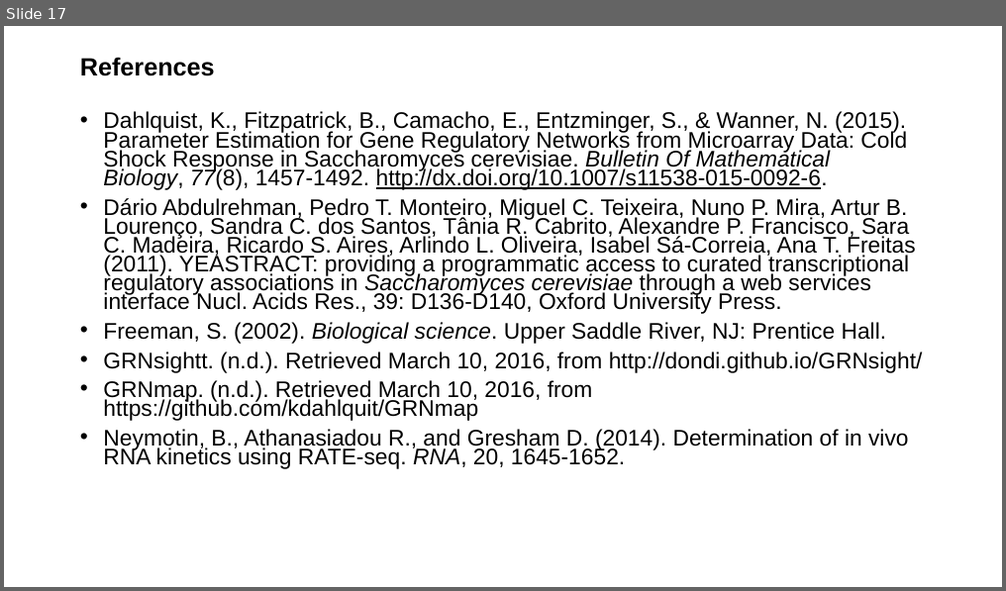
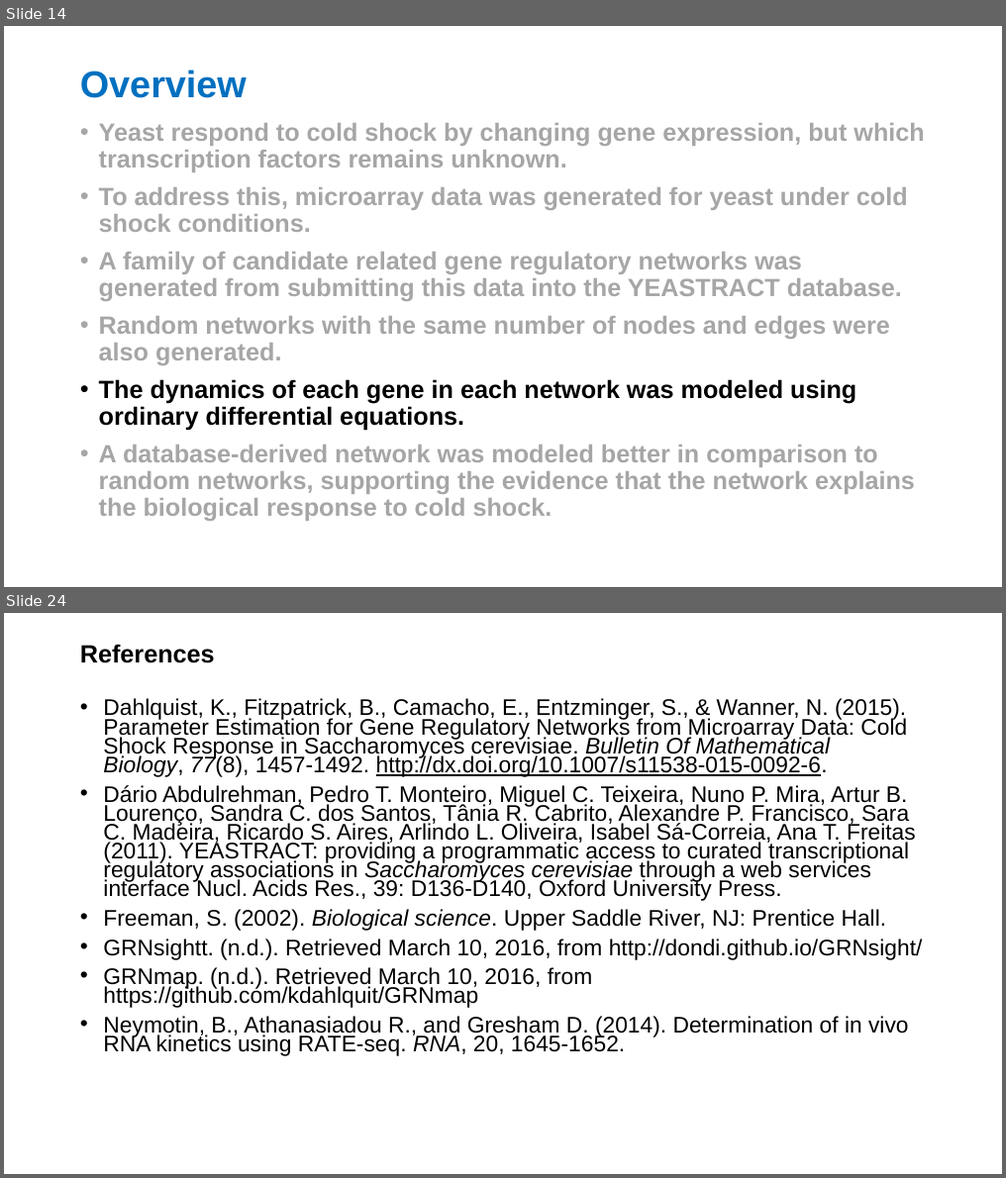
Before and after one commit to kdahlquist/GRNmap, a slide deck: documents/presentations/LMUURS17_NEW.pptx. Shown one above the other, each under a label of ours: slide 17 before the commit, slides 14 and 24 after it; the slides between them are not shown. The pictures are 1006x591 and 1006x1178 pixels, drawn with LibreOffice and Linux fonts; fonts in the diff are those of the drawing. Boxes give left, top, right and bottom in pixels: in the first picture for what was removed or moved away, otherwise in the second. Text is boxed around its words. In the diff, an @@ line names an element or a change of style, - is before the commit and + after.

Commit message:
Most updated version
Altered slides with suggestions from Dahlquist; still need to edit the LSE slide and slide with comparison of LSE:minLSE

```diff
--- a/documents/presentations/LMUURS17_NEW.pptx
+++ b/documents/presentations/LMUURS17_NEW.pptx
@@ slide 14 added at (4,26,1002,587), background #FFFFFF @@
@@ title added at (80,70,247,98), 36 pt, text #0070C0, bold @@
+Overview
@@ text added at (99,123,924,521), 24 pt, text #A6A6A6, bold @@
+• Yeast respond to cold shock by changing gene expression, but which transcription factors remains unknown.
+• To address this, microarray data was generated for yeast under cold shock conditions.
+• A family of candidate related gene regulatory networks was generated from submitting this data into the YEASTRACT database.
+• Random networks with the same number of nodes and edges were also generated.
+• The dynamics of each gene in each network was modeled using ordinary differential equations.
+• A database-derived network was modeled better in comparison to random networks, supporting the evidence that the network explains the biological response to cold shock.
@@ what was slide 17 is now slide 24 @@
```
Also in this commit, not shown: 15 slides changed, 7 other slides added, 1 slide removed.
